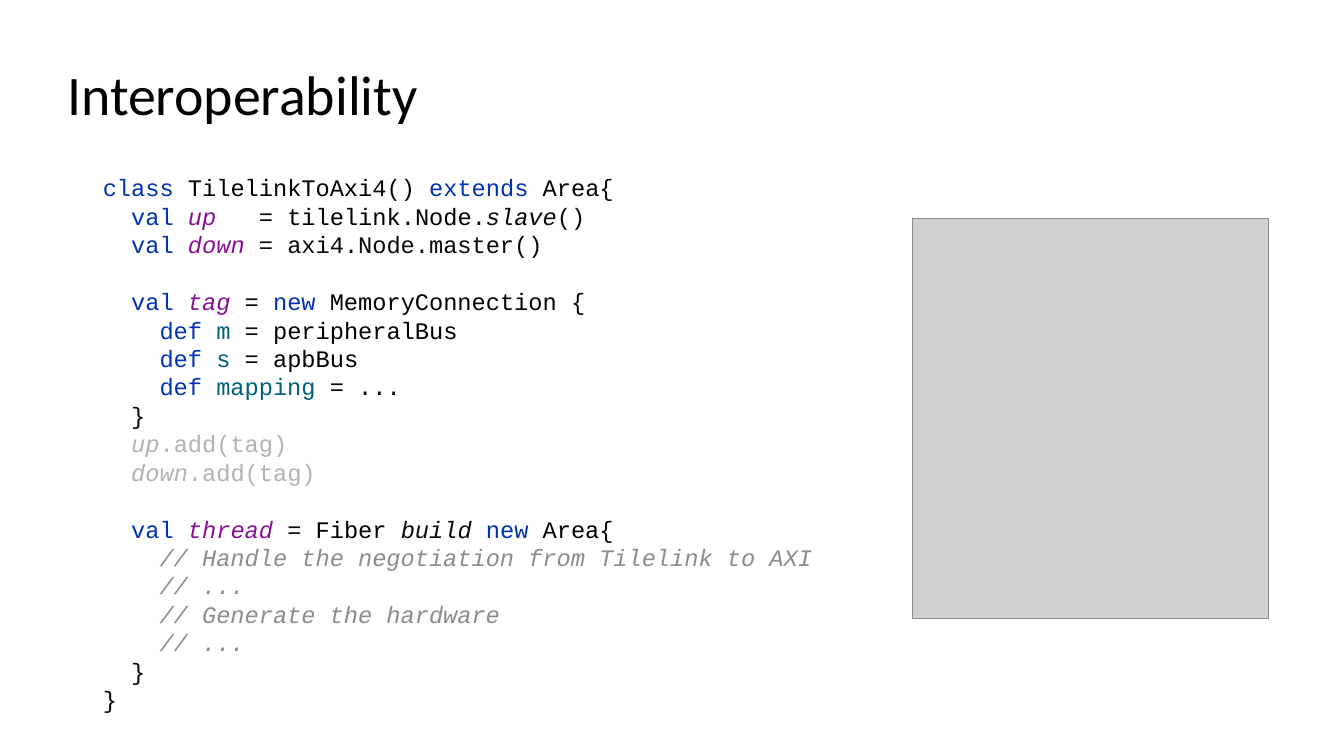
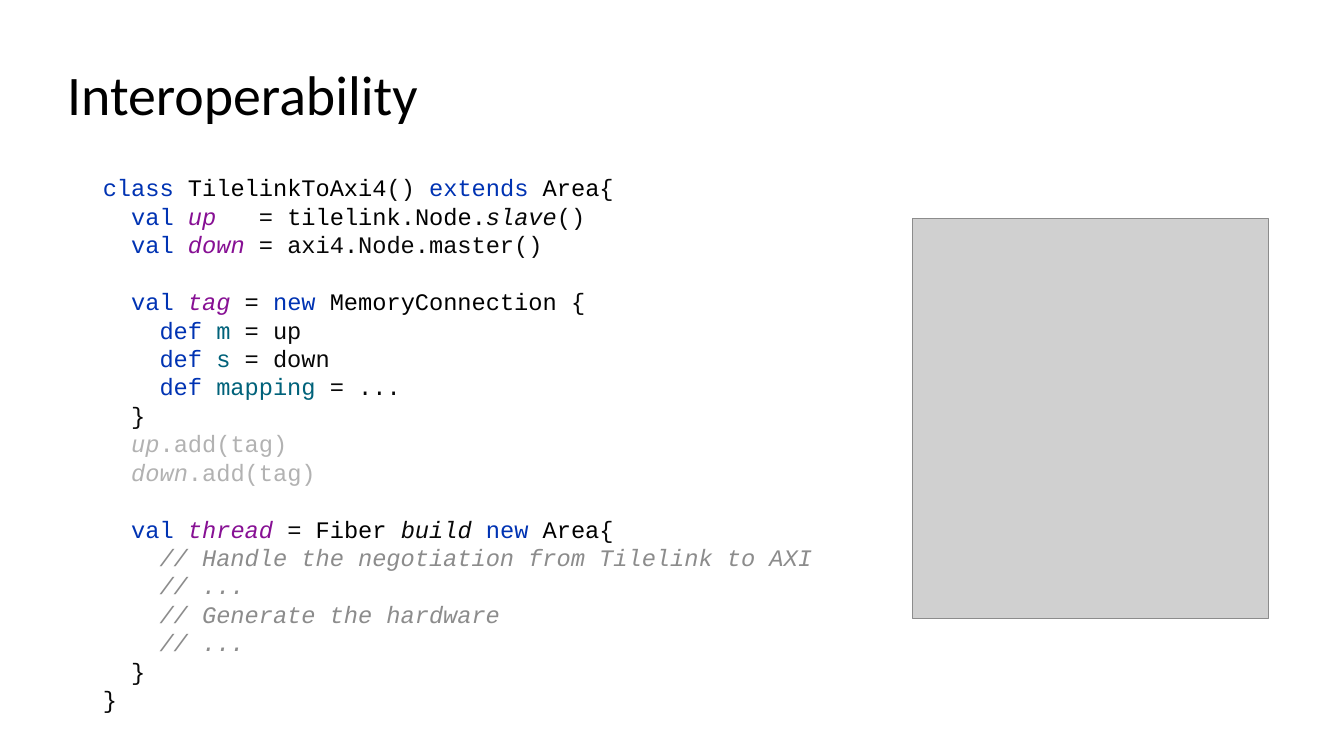
Before and after one commit to SpinalHDL/SpinalDoc, a slide deck: slide 72 of presentation/en/fsic_100723/fsic_100723.odp. Drawn at 1344x756 pixels with LibreOffice and Linux fonts; fonts in the diff are those of the drawing; grey boxes stand for pictures. Boxes give left, top, right and bottom in pixels: in the first picture for what was removed or moved away, otherwise in the second. Text is boxed around its words. In the diff, an @@ line names an element or a change of style, - is before the commit and + after.

```diff
--- a/presentation/en/fsic_100723/fsic_100723.odp
+++ b/presentation/en/fsic_100723/fsic_100723.odp
@@ text at (103,179,812,623): text changed; text colour #000000 to #8C8C8C @@
-class TilelinkToAxi4() extends Area{
-val up = tilelink.Node.slave()
-val down = axi4.Node.master()
-val tag = new MemoryConnection {
-def m = peripheralBus
-def s = apbBus
-def mapping = ...
-}
-up.add(tag)
-down.add(tag)
-val thread = Fiber build new Area{
-// Handle the negotiation from Tilelink to AXI
-// ...
-// Generate the hardware
-// ...
-}
-}
+class TilelinkToAxi4() extends Area{
+val up = tilelink.Node.slave()
+val down = axi4.Node.master()
+val tag = new MemoryConnection {
+def m = up
+def s = down
+def mapping = ...
+}
+up.add(tag)
+down.add(tag)
+val thread = Fiber build new Area{
+// Handle the negotiation from Tilelink to AXI
+// ...
+// Generate the hardware
+// ...
+}
+}
```
Also in this commit, not shown: 2 other slides changed, 1 other file.
